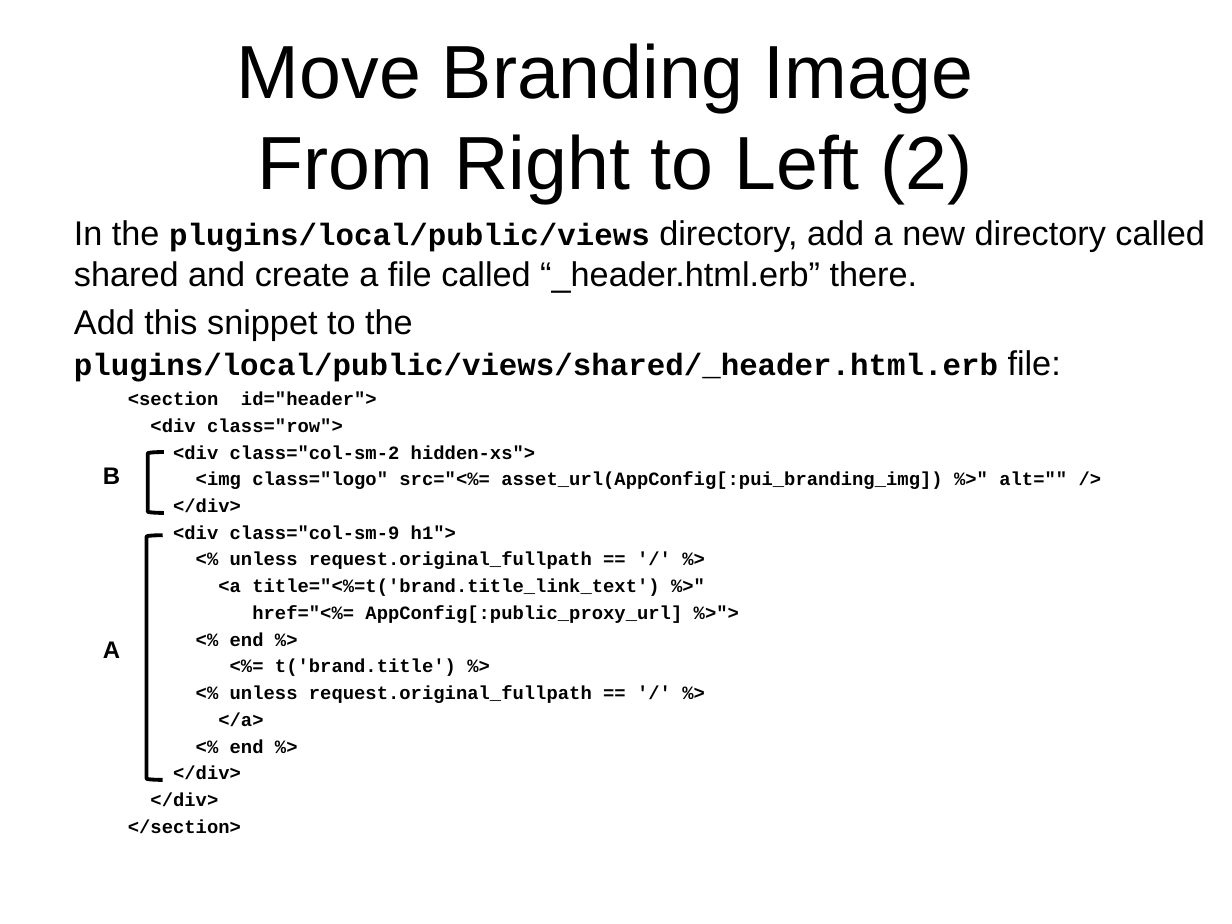
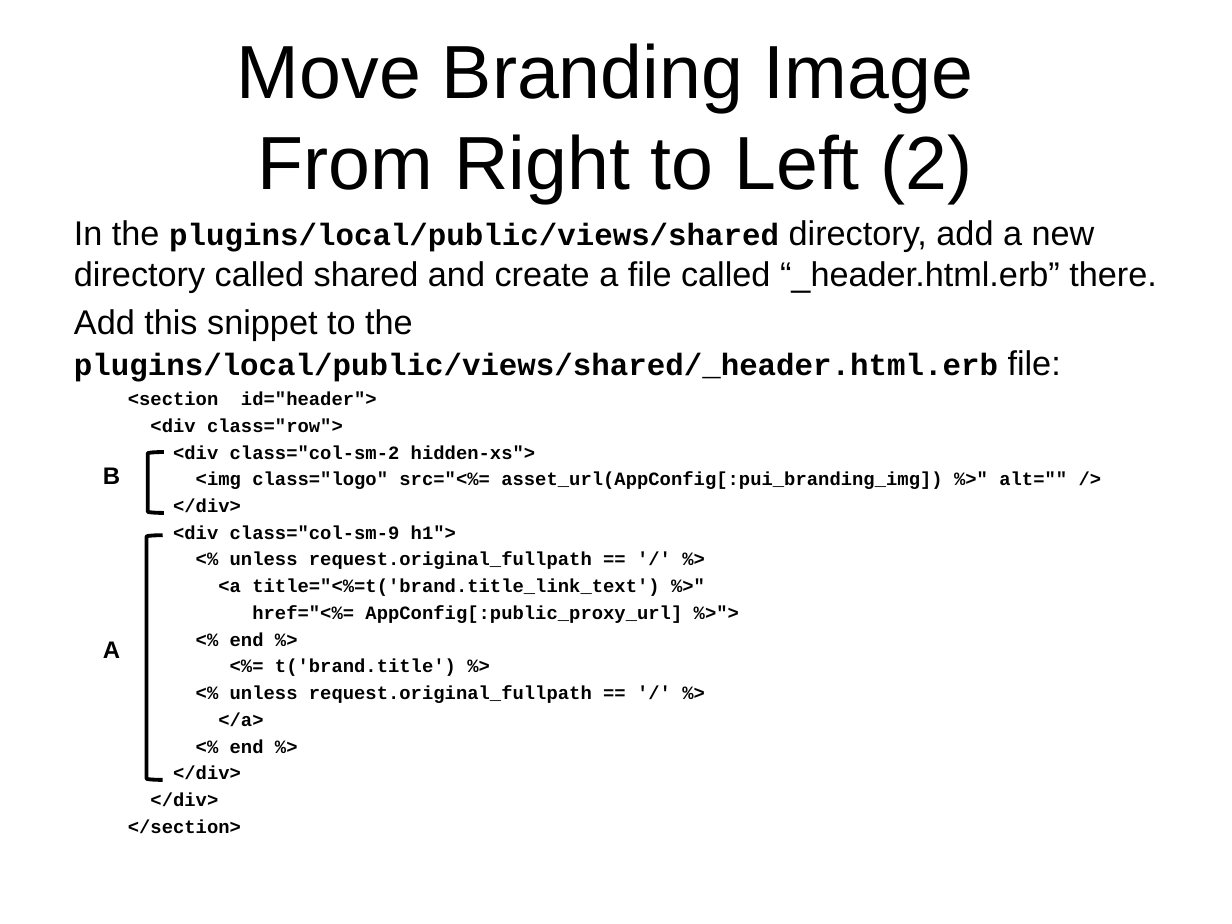
Before and after one commit to archivesspace/tech-docs, a slide deck: slide 24 of customization/customizing_PUI_examples/OnlineForumCustomizing.pptx (slide 21 before the commit). Drawn at 1232x924 pixels with LibreOffice and Linux fonts; fonts in the diff are those of the drawing; background and template pictures are left out. Boxes give left, top, right and bottom in pixels: in the first picture for what was removed or moved away, otherwise in the second. Text is boxed around its words. In the diff, an @@ line names an element or a change of style, - is before the commit and + after.

```diff
--- a/customization/customizing_PUI_examples/OnlineForumCustomizing.pptx
+++ b/customization/customizing_PUI_examples/OnlineForumCustomizing.pptx
@@ text at (x1=74, y1=220, x2=1157, y2=293): text changed @@
-In the plugins/local/public/views directory, add a new directory called shared and create a file called “_header.html.erb” there.
+In the plugins/local/public/views/shared directory, add a new directory called shared and create a file called “_header.html.erb” there.
```
Also in this commit, not shown: 8 other slides changed, 5 slides added, 2 slides removed, 1 other file.
